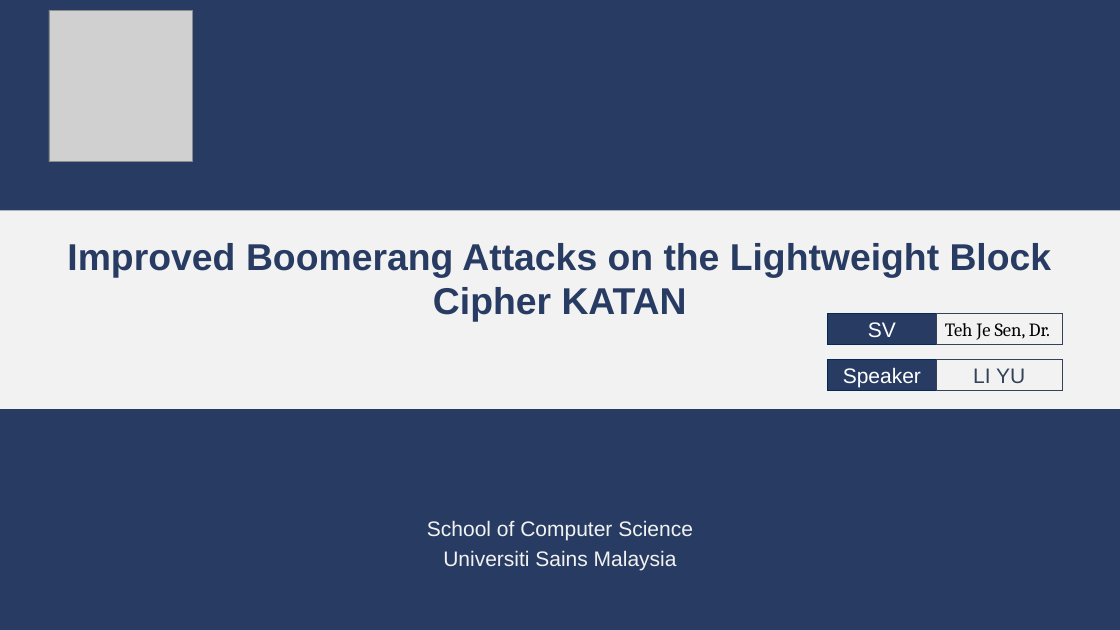
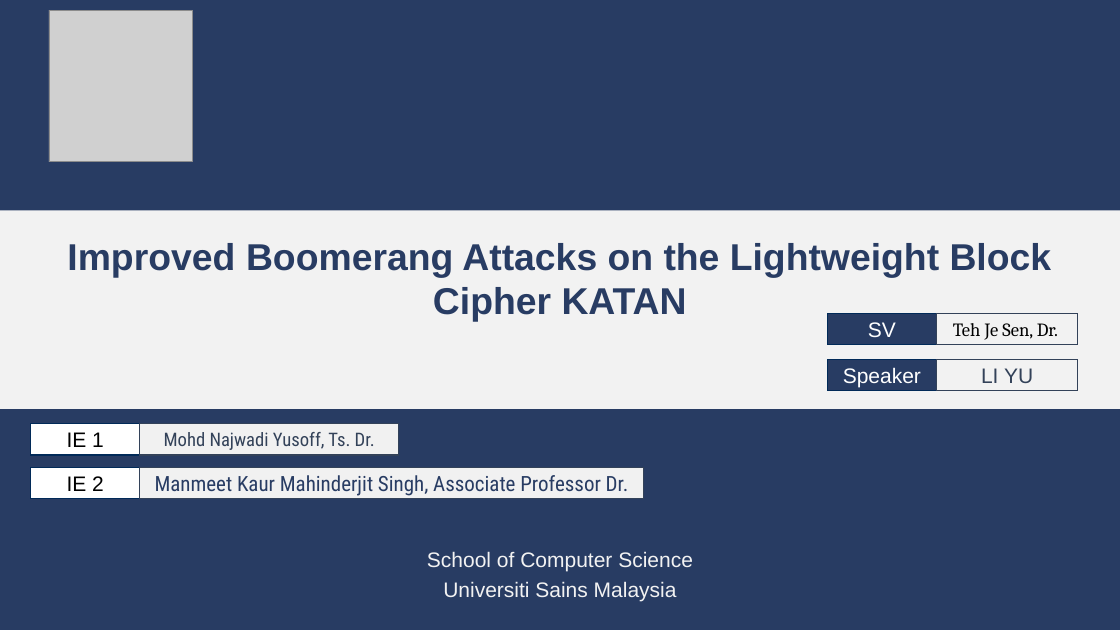
Before and after one commit to liyu0x/boomerang-KATAN, a slide deck: slide 1 of material/report.pptx. Drawn at 1120x630 pixels with LibreOffice and Linux fonts; fonts in the diff are those of the drawing; grey boxes stand for pictures. Boxes give left, top, right and bottom in pixels: in the first picture for what was removed or moved away, otherwise in the second. Text is boxed around its words. In the diff, an @@ line names an element or a change of style, - is before the commit and + after.

```diff
--- a/material/report.pptx
+++ b/material/report.pptx
@@ rounded rectangle "Teh Je Sen, Dr.": place and size @@
-rounded rectangle "Teh Je Sen, Dr." at (937,313,1063,344)
+rounded rectangle "Teh Je Sen, Dr." at (937,313,1078,344)
@@ rounded rectangle "LI YU": place and size @@
-rounded rectangle "LI YU" at (937,360,1063,391)
+rounded rectangle "LI YU" at (937,360,1078,391)
@@ rounded rectangle added at (31,423,140,455), fill #FFFFFF, outline #012A58 1 pt, 18 pt, text #000000 @@
+IE 1
@@ rounded rectangle added at (140,423,399,455), fill #F1F1F1, outline #334259 1 pt, 16 pt, text #334259 @@
+Mohd Najwadi Yusoff, Ts. Dr.
@@ rounded rectangle added at (31,467,140,498), fill #FFFFFF, outline #012A58 1 pt, 18 pt, text #000000 @@
+IE 2
@@ rounded rectangle added at (140,467,644,498), fill #F1F1F1, outline #334259 1 pt, 18 pt, text #283C63 @@
+Manmeet Kaur Mahinderjit Singh, Associate Professor Dr.
@@ text "School of Computer Science Universiti ...": place and size @@
-text "School of Computer Science Universiti ..." at (427,520,693,570)
+text "School of Computer Science Universiti ..." at (427,551,693,602)
```
Also in this commit, not shown: 16 other slides changed, 1 slide removed.
